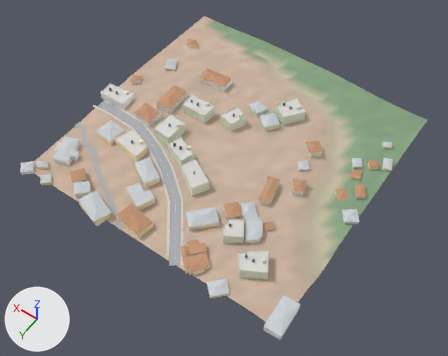
The glTF model city/hi/t_11_-3.glb: old version first, new version second.
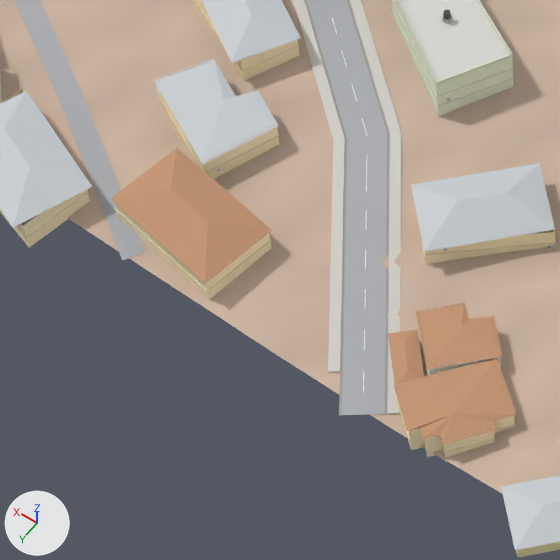
Old and new are each drawn whole from a 50 mm camera at (2739.2, -338.0, 419.7) aimed at (2934.2, -611.1, -9.3) and again close up on the part from 20% to 49% of the width and 47% to 84% of the height. The axes (+X, +Y, +Z) are drawn at lower left. The lights are the same throughout. The first two pictures are the older version. Vertices at exactly the same position are counted once.

The scene before the commit, as lines of its bpy script (objects in view):
```python
me_buildings_col = bpy.data.meshes.new('Buildings-col')
me_buildings_col.from_pydata(...)  # 749 vertices, 869 faces; spans x 2811.0..3078.0, y -727.0..-502.0, z 0.0..19.0
# faces by material slot: [480, 389]
me_buildings_col.materials.append(mat_wall)
me_buildings_col.materials.append(mat_roof)
me_details = bpy.data.meshes.new('Details')
me_details.from_pydata(...)  # 3174 vertices, 5226 faces; spans x 2811.0..3077.0, y -722.0..-503.0, z 3.0..22.0
me_details.materials.append(mat_props)
me_terrain_col = bpy.data.meshes.new('Terrain-col')
me_terrain_col.from_pydata(...)  # 1089 vertices, 2048 faces; spans x 2816.0..3072.0, y -768.0..-512.0, z -1.0..10.0
me_terrain_col.materials.append(mat_terrain)
ob_buildings_col = bpy.data.objects.new('Buildings-col', me_buildings_col)
ob_buildings_col.location = (0.0, 0.0, 0.0)
ob_details = bpy.data.objects.new('Details', me_details)
ob_details.location = (0.0, 0.0, 0.0)
ob_terrain_col = bpy.data.objects.new('Terrain-col', me_terrain_col)
ob_terrain_col.location = (0.0, 0.0, 0.0)
# also in view: 'Roads-col' at (2989.4, -559.6, 6.4); 'Sidewalks-col' at (2990.1, -563.3, 6.4)
```
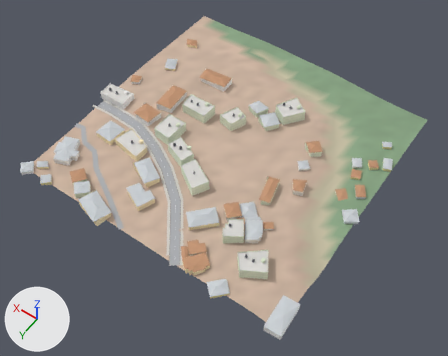
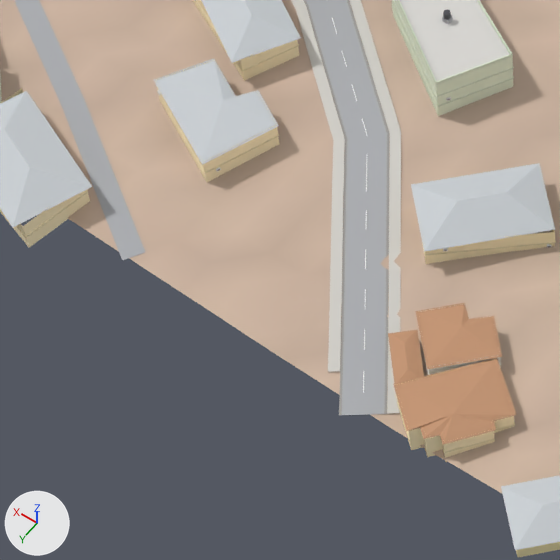
Changed parts and their boxes (x1, y1, x2, y2) in the close-ups (560 x 560 px):
part 1 of me_buildings_col, deleted
    before: (114, 192, 271, 300)
part 2 of me_buildings_col, deleted (brown)
    before: (110, 148, 272, 283)

What the commit changed:
me_buildings_col is used by ob_buildings_col; location (0.0, 0.0, 0.0).
me_buildings_col had 749 vertices, 869 faces and spanned x 2811.0..3078.0, y -727.0..-502.0, z 0.0..19.0.
me_buildings_col now has 735 vertices, 853 faces and spans x 2811.0..3078.0, y -727.0..-502.0, z 0.0..19.0.
me_buildings_col part 1: the loose piece of 8 vertices spanning x 2945.0..2973.0, y -533.0..-514.0, z 4.0..12.0 is deleted.
me_buildings_col part 2: the loose piece of 6 vertices spanning x 2944.0..2973.0, y -533.0..-513.0, z 11.0..14.0 is deleted.
